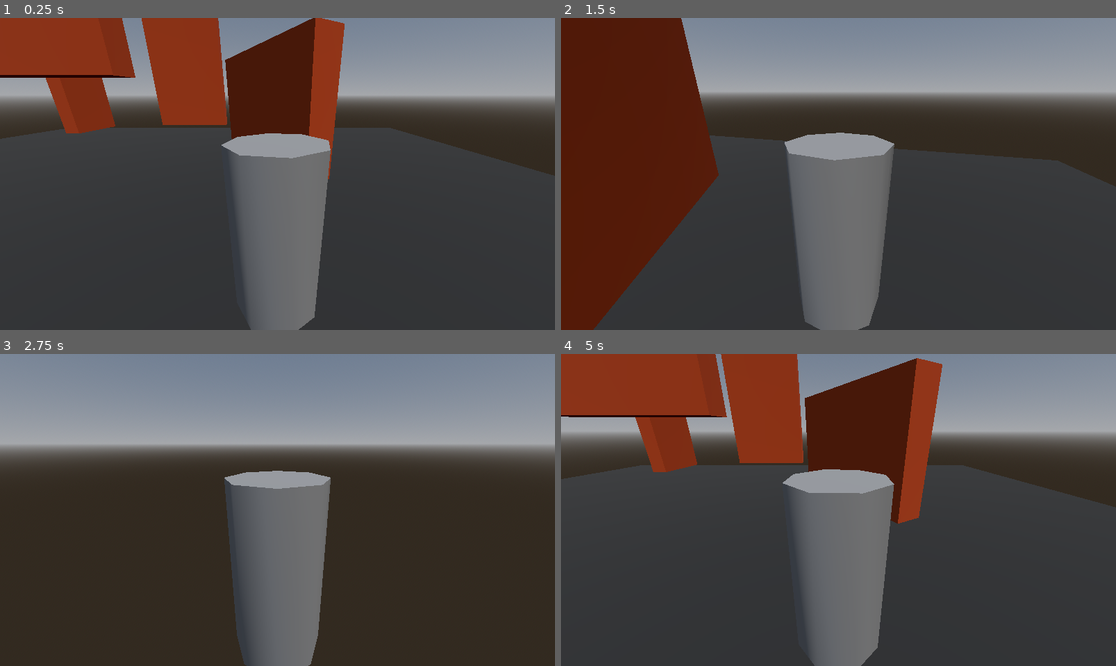
Above: before the commit, frames 1-4 (two rows, left to right).
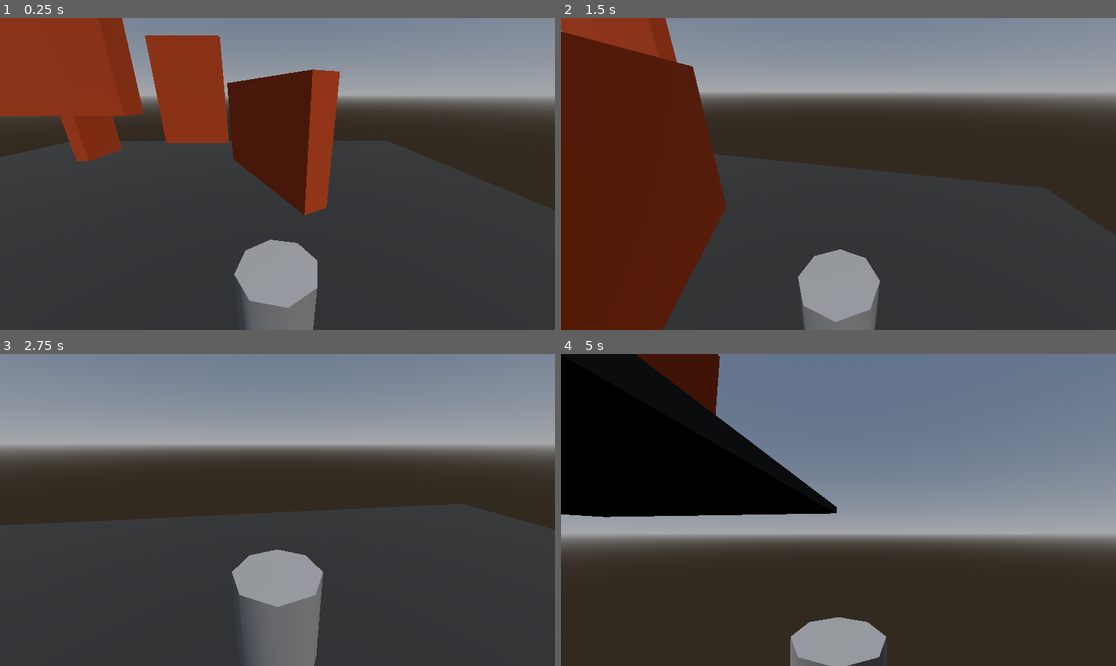
Above: after the commit, the same moments.

Repository: drakshruk/3d-test-project
Game: Godot game, scene res://scenes/main_scene.tscn
The game is run twice, just before and just after one commit, with the same random seed, the same clock (stepped at 60 frames per second) and the same inputs.
Inputs (mouse positions are in pixels of both pictures, inside the frame that each line leads up to):
- Up to frame 1 (0.25 s): no input
- Up to frame 2 (1.5 s): tap Enter (ui_accept) at 0.5, 0.77 s; move the mouse to (866, 174) at 0.52 s; hold Ctrl (sprint) 0.53-1.28 s; hold W (forward) from 0.53 s (still down); tap Shift (dash) at 0.6 s; click (866, 174) at 0.67 s; move the mouse to (810, 174) at 1.27 s; tap Ctrl (sprint) at 1.35 s; click (810, 174) at 1.42 s
- Up to frame 3 (2.75 s): keep holding W (forward); tap Enter (ui_accept) at 1.52 s; tap C (crouch, bound only after the commit) at 1.55 s; move the mouse to (288, 503) at 2.02 s; hold C (crouch, bound only after the commit) from 2.03 s (still down); click (288, 503) at 2.17 s; tap Shift (dash) at 2.3 s
- Up to frame 4 (5 s): move the mouse to (832, 516) at 2.77 s; release C (crouch, bound only after the commit) at 2.78 s; tap Shift (dash) at 2.85, 4.55 s; click (832, 516) at 2.92 s; tap Enter (ui_accept) at 3.02, 3.77, 4.25, 4.52 s; tap Ctrl (sprint) at 3.05 s; move the mouse to (877, 513) at 3.52 s; hold Ctrl (sprint) 3.53-4.28 s; click (877, 513) at 3.67 s; tap C (crouch, bound only after the commit) at 3.8 s; tap Escape at 4.15 s; move the mouse to (672, 463) at 4.27 s; release W (forward) at 4.28 s; hold A (left) from 4.28 s (still down); tap E (stick_to_the_wall) at 4.35 s; click (672, 463) at 4.42 s

The runs differ from the first frame. In frame 1, 19% of the frame differs, in the area x 0-100%, y 0-100%; in frame 2, 20%; in frame 3, 22%; in frame 4, 66%.

Commit message:
added crouch on C, movement is still a little clunky, needs more tweaks

Diff:
--- a/project.godot
+++ b/project.godot
@@ -61,6 +61,15 @@
 "events": [Object(InputEventKey,"resource_local_to_scene":false,"resource_name":"","device":-1,"window_id":0,"alt_press …(195 unchanged characters)…
 ]
 }
+slide={
+"deadzone": 0.2,
+"events": []
+}
+crouch={
+"deadzone": 0.2,
+"events": [Object(InputEventKey,"resource_local_to_scene":false,"resource_name":"","device":-1,"window_id":0,"alt_pressed":false,"shift_pressed":false,"ctrl_pressed":false,"meta_pressed":false,"pressed":false,"keycode":0,"physical_keycode":67,"key_label":0,"unicode":99,"location":0,"echo":false,"script":null)
+]
+}
 
 [layer_names]
 
--- a/scenes/enemy.tscn
+++ b/scenes/enemy.tscn
@@ -1,8 +1,12 @@
-[gd_scene load_steps=4 format=3 uid="uid://cn550inc4s84m"]
+[gd_scene load_steps=5 format=3 uid="uid://cn550inc4s84m"]
 
 [ext_resource type="PackedScene" uid="uid://c0ocq4008msa3" path="res://scenes/killzone.tscn" id="1_7p1mj"]
 
+[sub_resource type="StandardMaterial3D" id="StandardMaterial3D_7p1mj"]
+albedo_color = Color(1, 0.105882354, 0, 1)
+
 [sub_resource type="BoxMesh" id="BoxMesh_md0e3"]
+material = SubResource("StandardMaterial3D_7p1mj")
 
 [sub_resource type="BoxShape3D" id="BoxShape3D_4ra3w"]
 
@@ -11,9 +15,9 @@
 [node name="MeshInstance3D" type="MeshInstance3D" parent="."]
 mesh = SubResource("BoxMesh_md0e3")
 
-[node name="killzone" parent="." instance=ExtResource("1_7p1mj")]
+[node name="killzone" parent="MeshInstance3D" instance=ExtResource("1_7p1mj")]
 collision_mask = 2
 damage = 5.0
 
-[node name="CollisionShape3D" type="CollisionShape3D" parent="killzone"]
+[node name="CollisionShape3D" type="CollisionShape3D" parent="MeshInstance3D/killzone"]
 shape = SubResource("BoxShape3D_4ra3w")
--- a/scenes/main_scene.tscn
+++ b/scenes/main_scene.tscn
@@ -66,6 +66,9 @@
 dash_cooldown = 0.5
 dash_gravity_multiplier = 0.8
 post_dash_gravity_multiplier = 0.5
+slide_duration = 0.5
+slide_camera_tilt = 15.0
+can_slide_in_air = true
 
 [node name="WorldEnvironment" type="WorldEnvironment" parent="."]
 environment = SubResource("Environment_pw63i")
@@ -119,7 +122,7 @@
 damage = 999.0
 
 [node name="CollisionShape3D" type="CollisionShape3D" parent="killzone"]
-transform = Transform3D(1, 0, 0, 0, 1, 0, 0, 0, 1, 18.379372, -19.229164, 0)
+transform = Transform3D(1, 0, 0, 0, 1, 0, 0, 0, 1, 0, -15, 0)
 shape = SubResource("WorldBoundaryShape3D_gubc5")
 
 [node name="enemy" parent="." instance=ExtResource("4_pu3yx")]
--- a/scenes/player.tscn
+++ b/scenes/player.tscn
@@ -1,10 +1,14 @@
-[gd_scene load_steps=3 format=3 uid="uid://dkh5gq20djuhr"]
+[gd_scene load_steps=4 format=3 uid="uid://dkh5gq20djuhr"]
 
 [ext_resource type="Script" uid="uid://ms685kps75dw" path="res://scripts/player.gd" id="1_3vyb7"]
 
 [sub_resource type="CylinderShape3D" id="CylinderShape3D_3vyb7"]
 height = 1.5582886
 radius = 0.41210938
+
+[sub_resource type="CylinderShape3D" id="CylinderShape3D_g2els"]
+height = 0.5
+radius = 0.4
 
 [node name="player" type="CharacterBody3D"]
 collision_layer = 2
@@ -32,22 +36,28 @@
 unique_name_in_owner = true
 transform = Transform3D(1, 0, 0, 0, 0.9322291, 0.36186865, 0, -0.36186865, 0.9322291, 0, 0.49052882, 0.2607944)
 
-[node name="wall-raycasts" type="Node3D" parent="CameraPivot"]
+[node name="Raycasts" type="Node3D" parent="CameraPivot"]
 
-[node name="WallRaycastForward" type="RayCast3D" parent="CameraPivot/wall-raycasts"]
+[node name="WallRaycastForward" type="RayCast3D" parent="CameraPivot/Raycasts"]
 unique_name_in_owner = true
 transform = Transform3D(1, 0, 0, 0, -4.371139e-08, -1, 0, 1, -4.371139e-08, 0, 0, 0)
 collision_mask = 5
 
-[node name="WallRaycastRight" type="RayCast3D" parent="CameraPivot/wall-raycasts"]
+[node name="WallRaycastRight" type="RayCast3D" parent="CameraPivot/Raycasts"]
 unique_name_in_owner = true
 transform = Transform3D(-4.371139e-08, -1, -4.371139e-08, 0, -4.371139e-08, 1, -1, 4.371139e-08, 1.9106855e-15, 0, 0, 0)
 collision_mask = 5
 
-[node name="WallRaycastLeft" type="RayCast3D" parent="CameraPivot/wall-raycasts"]
+[node name="WallRaycastLeft" type="RayCast3D" parent="CameraPivot/Raycasts"]
 unique_name_in_owner = true
 transform = Transform3D(-4.371139e-08, 1, 4.371139e-08, 0, -4.371139e-08, 1, 1, 4.371139e-08, 1.9106855e-15, 0, 0, 0)
 collision_mask = 5
+
+[node name="CrouchShapeCast" type="ShapeCast3D" parent="CameraPivot/Raycasts"]
+unique_name_in_owner = true
+transform = Transform3D(1, 0, 0, 0, -1, -8.742278e-08, 0, 8.742278e-08, -1, 0, 0, 0)
+shape = SubResource("CylinderShape3D_g2els")
+collision_mask = 7
 
 [node name="character" type="Node3D" parent="."]
 
--- a/scripts/player.gd
+++ b/scripts/player.gd
@@ -16,6 +16,11 @@
 @export_range(0.1, 30.0, 0.1, "or_greater") var sprint_speed: float = 8.0
 ## Vertical velocity applied when jumping
 @export_range(1.0, 20.0, 0.1) var jump_velocity: float = 4.5
+
+var input_dir: Vector2 = Vector2.ZERO
+var direction: Vector3 = Vector3.ZERO
+var is_sprinting: bool = false
+var is_jumping: bool = false
 
 @export_group("Dash")
 @export var dash_speed: float = 15.0
@@ -27,6 +32,12 @@
 @export_range(0.0, 2.0) var inertia_multiplier: float = 0.5  # How much current velocity affects dash
 @export var can_dash_in_air: bool = true
 
+var is_dashing: bool = false
+var dash_timer: float = 0.0
+var dash_cooldown_timer: float = 0.0
+var dash_direction: Vector3 = Vector3.ZERO
+var post_dash_gravity_timer: float = 0.0
+
 ## export group for camera settings
 @export_group("Camera")
 ## Mouse sensitivity for camera rotation (higher values = faster rotation)
@@ -42,45 +53,42 @@
 @onready var wall_raycast_left: RayCast3D = %WallRaycastLeft
 @onready var wall_raycast_right: RayCast3D = %WallRaycastRight
 
+@export_group("Wall sticking")
+@export_range(0.0,2.0,0.1) var wall_stick_gravity: float = 0.3
+@export var can_stick_to_walls: bool = true
+
+var is_sticking_to_wall: bool = false
 var current_wall_normal = Vector3.ZERO
-var wall_stick_gravity: float = 0.3
-var can_stick_to_walls: bool = true
-var is_sticking_to_wall: bool = false
-
-var is_dashing: bool = false
-var dash_timer: float = 0.0
-var dash_cooldown_timer: float = 0.0
-var dash_direction: Vector3 = Vector3.ZERO
-var post_dash_gravity_timer: float = 0.0
-
-var input_dir: Vector2 = Vector2.ZERO
-var direction: Vector3 = Vector3.ZERO
-var is_sprinting: bool = false
-var is_jumping: bool = false
-
-func change_hp(d_hp: float) -> void:
-	hp += d_hp
-	hp = max(0, hp)
-	print("took ", d_hp, "damage. current hp:", hp)
-	shake_camera()
-	if hp == 0:
-		die()
-
-func shake_camera() -> void:
-	var shake_strength = 0.5
-	var original_position = camera_3d.position
-	camera_3d.position += Vector3(randf_range(-shake_strength, shake_strength), randf_range(-shake_strength,shake_strength),0)
-	await get_tree().create_timer(0.1).timeout
-	camera_3d.position = original_position
-
-func die() -> void:
-	get_tree().reload_current_scene()
+
+@export_group("Crouching")
+@export var crouch_speed: float = 2.5
+@export var crouch_height: float = 1.0
+@export var stand_height: float = 1.5
+@export var crouch_transition_speed: float = 8.0
+@export var can_uncrouch_check_distance: float = 0.5
+
+var is_crouching: bool = false
+var target_height: float = stand_height
+var original_collision_shape_height: float
+var original_collision_shape_position: float
+@onready var collision_shape: CollisionShape3D = $CollisionShape3D
+@onready var crouch_shape_cast: ShapeCast3D = %CrouchShapeCast
+var last_crouch_attempt: float = 0.0
+var crouch_debounce_time: float = 0.1
+var crouch_transition_progress: float = 1.0  # 1.0 = fully transitioned
+
 
 func _ready() -> void:
 	## Captures the mouse cursor for first-person camera control
 	Input.mouse_mode = Input.MOUSE_MODE_CAPTURED
+	if collision_shape:
+		var shape: CylinderShape3D = collision_shape.shape
+		original_collision_shape_height = shape.height
+		original_collision_shape_position = collision_shape.position.y
 
 func _physics_process(delta: float) -> void:
+	_handle_crouch_input()
+	_update_crouch_state(delta)
 	_handle_sticking_to_the_walls()
 	_handle_gravity_and_jump(delta)
 	_handle_movement_input()
@@ -90,6 +98,108 @@
 	_apply_movement()
 	move_and_slide()
 
+## Rotates the character to face the movement direction
+func _handle_character_rotation(delta: float) -> void:
+	character.rotation.y = lerp_angle(character.rotation.y, camera_pivot.rotation.y + PI, rotation_speed * delta)
+
+## Applies horizontal movement velocity based on input and sprint/stick-to-wall state
+func _apply_movement() -> void:
+	if is_dashing:
+		return
+
+	var is_moving = input_dir != Vector2.ZERO and (is_on_floor() or is_sticking_to_wall)
+	is_sprinting = Input.is_action_pressed("sprint") and is_moving
+
+	var current_speed: float
+	if is_crouching:
+		current_speed = crouch_speed
+	elif is_sprinting:
+		current_speed = sprint_speed
+	else:
+		current_speed = speed
+
+	if direction:
+		if is_sticking_to_wall:
+			# Project movement direction onto wall plane
+			var wall_tangent = direction - current_wall_normal * direction.dot(current_wall_normal)
+			velocity.x = wall_tangent.x * current_speed
+			velocity.z = wall_tangent.z * current_speed
+		else:
+			velocity.x = direction.x * current_speed
+			velocity.z = direction.z * current_speed
+	else:
+		velocity.x = move_toward(velocity.x, 0, current_speed)
+		velocity.z = move_toward(velocity.z, 0, current_speed)
+
+## Handles mouse input for camera rotation with tilt limits.
+func _unhandled_input(event: InputEvent) -> void:
+
+	if event is InputEventKey and event.physical_keycode == KEY_ESCAPE:
+		Input.mouse_mode = Input.MOUSE_MODE_VISIBLE
+
+	if event is InputEventMouseButton and event.button_index == MOUSE_BUTTON_LEFT and event.pressed:
+		Input.mouse_mode = Input.MOUSE_MODE_CAPTURED
+
+	if event is InputEventMouseMotion:
+		camera_pivot.rotation.x -= event.relative.y * mouse_sensitivity
+		camera_pivot.rotation.x = clampf(camera_pivot.rotation.x, -tilt_limit, tilt_limit)
+		camera_pivot.rotation.y += -event.relative.x * mouse_sensitivity
+
+func _handle_crouch_input() -> void:
+	if Time.get_ticks_msec() - last_crouch_attempt < crouch_debounce_time * 1000:
+		return
+
+	if Input.is_action_pressed("crouch") and is_on_floor() and not is_dashing:
+		if not is_crouching:
+			is_crouching = true
+			target_height = crouch_height
+			last_crouch_attempt = Time.get_ticks_msec()
+	elif Input.is_action_just_released("crouch"):
+		if is_crouching and _can_uncrouch():
+			is_crouching = false
+			target_height = stand_height
+
+func _can_uncrouch() -> bool:
+	# checking if there's an object above the head
+	if crouch_shape_cast:
+		crouch_shape_cast.force_shapecast_update()
+		return crouch_shape_cast.get_collision_count() == 1
+	return true
+
+func _update_crouch_state(delta: float) -> void:
+	if not collision_shape:
+		return
+
+	var shape: CylinderShape3D = collision_shape.shape
+
+	# Smoothly interpolate to target height
+	var new_height = lerp(shape.height, target_height, crouch_transition_speed * delta)
+	var height_diff = new_height - shape.height
+	shape.height = new_height
+	collision_shape.position.y -= height_diff / 2.0
+
+	# Smooth camera transition
+	var camera_target_y = target_height - 0.2
+	camera_pivot.position.y = lerp(camera_pivot.position.y, camera_target_y, crouch_transition_speed * delta)
+
+func change_hp(d_hp: float) -> void:
+	hp += d_hp
+	hp = max(0, hp)
+	print("took ", d_hp, "damage. current hp:", hp)
+	shake_camera()
+	if hp == 0:
+		die()
+
+func shake_camera() -> void:
+	var shake_strength = 0.5
+	var original_position = camera_3d.position
+	camera_3d.position += Vector3(randf_range(-shake_strength, shake_strength), randf_range(-shake_strength,shake_strength),0)
+	await get_tree().create_timer(0.1).timeout
+	camera_3d.position = original_position
+
+func die() -> void:
+	get_tree().reload_current_scene()
+
 func _handle_dash_input() -> void:
 	# Check if we can dash
 	if Input.is_action_just_pressed("dash") and dash_cooldown_timer <= 0:
@@ -97,7 +207,7 @@
 			start_dash()
 
 func start_dash() -> void:
-	if is_dashing:
+	if is_dashing or is_crouching:
 		return
 
 	is_dashing = true
@@ -211,48 +321,3 @@
 
 	var camera_basis = Transform3D(Basis(Vector3.UP, camera_pivot.rotation.y), Vector3.ZERO).basis
 	direction = (camera_basis * Vector3(input_dir.x, 0, input_dir.y)).normalized()
-
-## Rotates the character to face the movement direction
-func _handle_character_rotation(delta: float) -> void:
-	character.rotation.y = lerp_angle(character.rotation.y, camera_pivot.rotation.y + PI, rotation_speed * delta)
-
-## Applies horizontal movement velocity based on input and sprint/stick-to-wall state
-func _apply_movement() -> void:
-	if is_dashing:
-		return
-
-	var is_moving = input_dir != Vector2.ZERO and (is_on_floor() or is_sticking_to_wall)
-	is_sprinting = Input.is_action_pressed("sprint") and is_moving
-
-	var current_speed: float
-	if is_sprinting:
-		current_speed = sprint_speed
-	else:
-		current_speed = speed
-
-	if direction:
-		if is_sticking_to_wall:
-			# Project movement direction onto wall plane
-			var wall_tangent = direction - current_wall_normal * direction.dot(current_wall_normal)
-			velocity.x = wall_tangent.x * current_speed
-			velocity.z = wall_tangent.z * current_speed
-		else:
-			velocity.x = direction.x * current_speed
-			velocity.z = direction.z * current_speed
-	else:
-		velocity.x = move_toward(velocity.x, 0, current_speed)
-		velocity.z = move_toward(velocity.z, 0, current_speed)
-
-## Handles mouse input for camera rotation with tilt limits.
-func _unhandled_input(event: InputEvent) -> void:
-
-	if event is InputEventKey and event.physical_keycode == KEY_ESCAPE:
-		Input.mouse_mode = Input.MOUSE_MODE_VISIBLE
-
-	if event is InputEventMouseButton and event.button_index == MOUSE_BUTTON_LEFT and event.pressed:
-		Input.mouse_mode = Input.MOUSE_MODE_CAPTURED
-
-	if event is InputEventMouseMotion:
-		camera_pivot.rotation.x -= event.relative.y * mouse_sensitivity
-		camera_pivot.rotation.x = clampf(camera_pivot.rotation.x, -tilt_limit, tilt_limit)
-		camera_pivot.rotation.y += -event.relative.x * mouse_sensitivity
